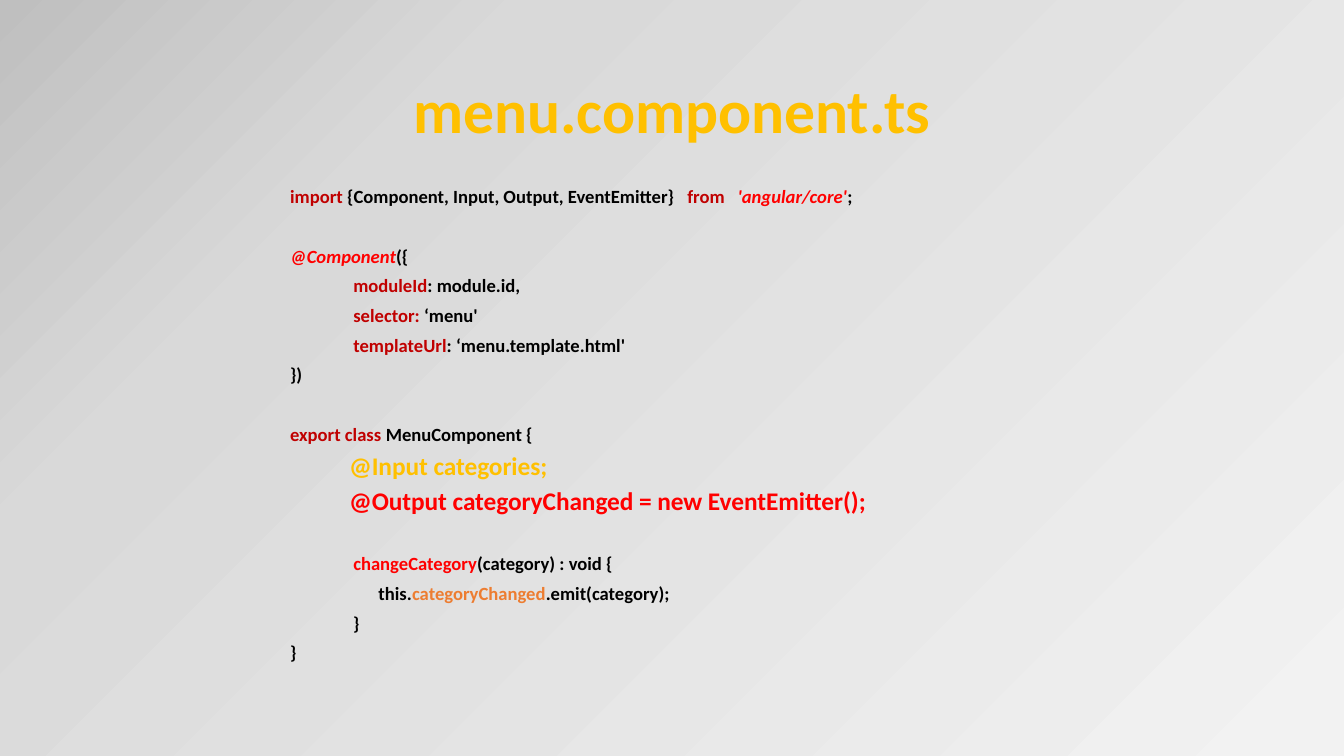
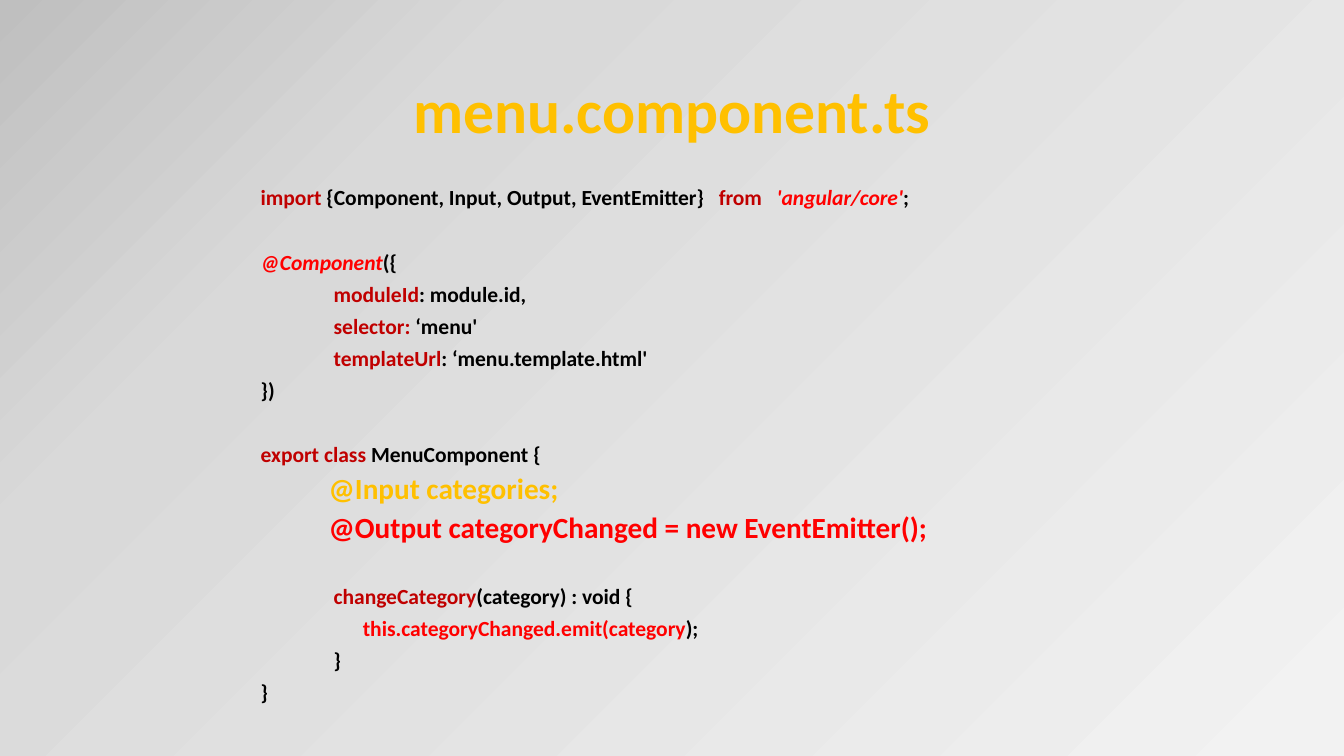
Before and after one commit to OrdinaNederland/hackjam-angular, a slide deck: slide 47 of Angular2.pptx (slide 45 before the commit). Drawn at 1344x756 pixels with LibreOffice and Linux fonts; fonts in the diff are those of the drawing. Boxes give left, top, right and bottom in pixels: in the first picture for what was removed or moved away, otherwise in the second. Text is boxed around its words. In the diff, an @@ line names an element or a change of style, - is before the commit and + after.

```diff
--- a/Angular2.pptx
+++ b/Angular2.pptx
@@ text "import {Component, Input, Output, EventEmitter} ...": place and size @@
-text "import {Component, Input, Output, EventEmitter} ..." at box(290, 189, 866, 603)
+text "import {Component, Input, Output, EventEmitter} ..." at box(261, 189, 927, 640)
@@ text "import {Component, Input, Output, EventEmitter} ..." at box(261, 189, 927, 640): size 13.3 to 15.4 pt in "import {Component, Input, Output, EventEmitter} from 'angula ...", "@Component({", "moduleId: module.id,", "selector: ‘menu'" and 7 more places; size 18.1 to 20.9 pt in "@Input categories;", "@Output categoryChanged = new EventEmitter();"; text colour #FF0000 to #C00000 in "changeCategory(category)"; text colour #000000 to #FF0000, text colour #ED7D31 to #FF0000 in "this.categoryChanged.emit(category);" @@
```
Also in this commit, not shown: 11 other slides changed, 2 slides added, 1 other file.
